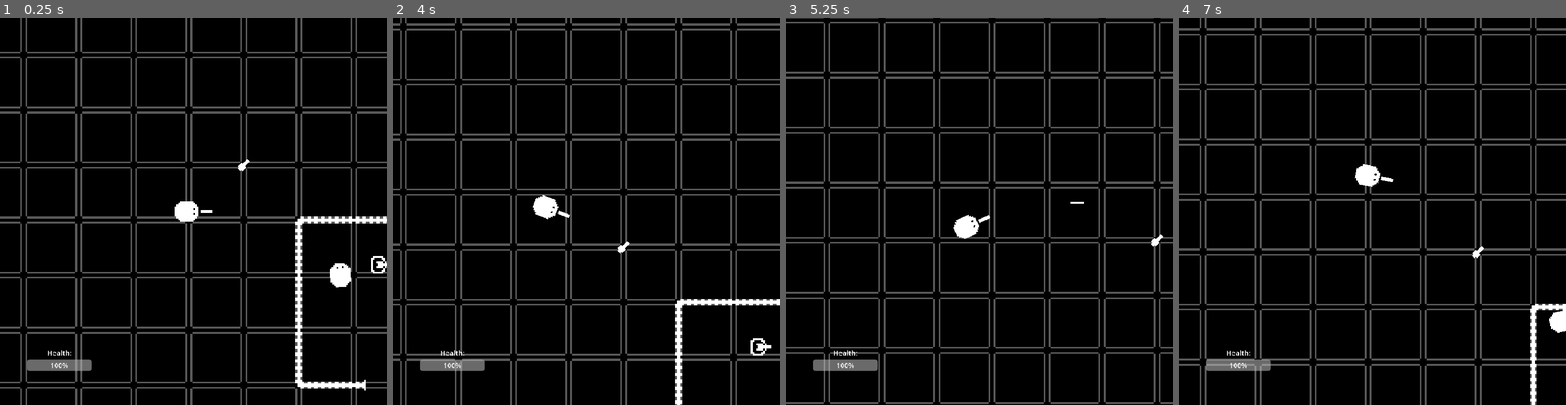
Above: before the commit, frames 1-4 (left to right).
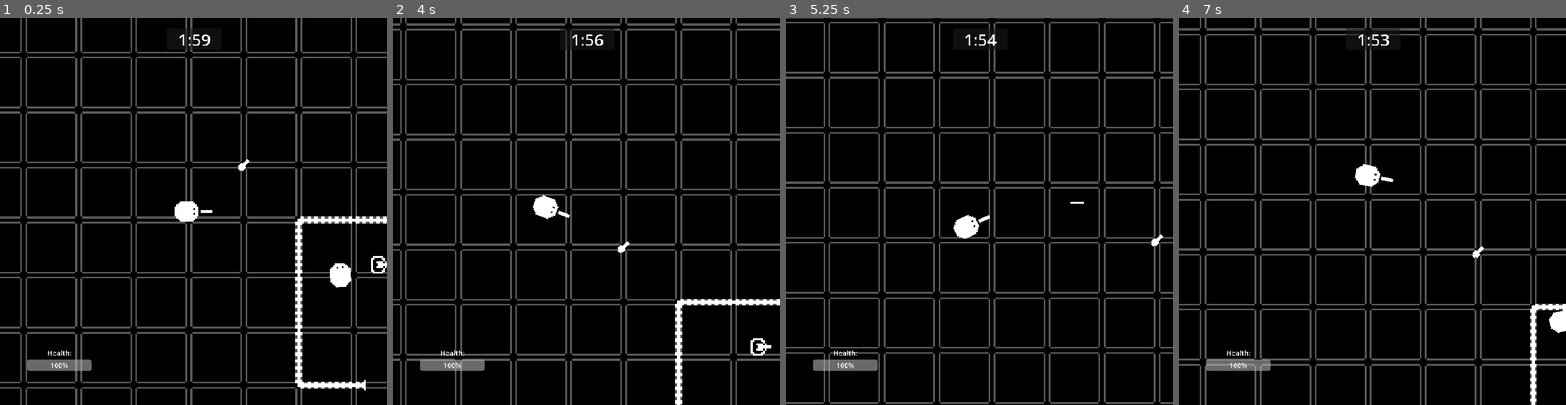
Above: after the commit, the same moments.

Repository: AthertonRoamer/GMTK2026CountDown
Game: Godot game, scene res://framework/main/main.tscn
Same seed, same stepped clock (60 frames per second), same inputs: the game is played once before the commit and once after it.
Inputs (mouse positions are in pixels of both pictures, inside the frame that each line leads up to):
- Up to frame 1 (0.25 s): no input
- Up to frame 2 (4 s): move the mouse to (671, 192) at 0.52 s; hold D (walk_right) 0.53-1.28 s; tap Space (dash) at 0.6, 3.6 s; move the mouse to (509, 230) at 1.27 s; hold S (walk_down) 1.28-2.03 s; tap R (grab) at 1.35 s; move the mouse to (625, 126) at 2.02 s; press the mouse at (625, 126) at 2.03 s; hold D (walk_right) 2.03-2.78 s; move the mouse to (567, 288) at 2.77 s; release the mouse at (567, 288) at 2.78 s; hold W (walk_up) 2.78-3.53 s; right-click (567, 288) at 2.85 s; move the mouse to (702, 269) at 3.52 s; hold A (walk_left) from 3.53 s (still down)
- Up to frame 3 (5.25 s): move the mouse to (863, 153) at 4.27 s; tap R (grab) at 4.35 s; move the mouse to (998, 211) at 5.02 s; release A (walk_left) at 5.03 s; press the mouse at (998, 211) at 5.03 s; hold S (walk_down) from 5.03 s (still down)
- Up to frame 4 (7 s): move the mouse to (1314, 114) at 5.77 s; release S (walk_down) at 5.78 s; release the mouse at (1314, 114) at 5.78 s; hold D (walk_right) 5.78-6.53 s; right-click (1314, 114) at 5.85 s; move the mouse to (1457, 192) at 6.52 s; hold W (walk_up) from 6.53 s (still down); tap Space (dash) at 6.6 s

The runs differ from the first frame. In frame 1, 0.2% of the frame differs, in the area x 46-55%, y 2-9%; in frame 2, 0.2%; in frame 3, 0.1%; in frame 4, 0.2%, in the area x 43-58%, y 2-9%.

Commit message:
Added countdown

Diff:
--- /dev/null
+++ b/count_down/count_down.gd
@@ -0,0 +1,14 @@
+class_name CountDown
+extends Timer
+
+@export var objective_run_failure_message : String
+var objective_completed : bool = false
+var objective_run : bool = true #if false means hes exiting the facility
+
+func _on_timeout() -> void:
+	if objective_run and not objective_completed:
+		trigger_failure(objective_run_failure_message)
+
+
+func trigger_failure(message : String) -> void:
+	$"../Hud".display_failure(message)
--- a/hud/hud.gd
+++ b/hud/hud.gd
@@ -6,7 +6,11 @@
 	get_player().health_changed.connect(on_player_health_changed)
 	$Control/VBoxContainer/ProgressBar.max_value = get_player().starting_health
 	$Control/VBoxContainer/ProgressBar.value = get_player().starting_health
+	$Control/FailureDisplay.visible = false
 
+
+func _process(delta : float) -> void:
+	set_count_down_time(get_parent().get_node("CountDown").time_left)
 
 func on_player_health_changed(h : int) -> void:
 	$Control/VBoxContainer/ProgressBar.value = h
@@ -14,3 +18,25 @@
 
 func get_player() -> Player:
 	return get_parent().get_node_or_null("Player")
+
+
+func display_failure(msg : String) -> void:
+	$Control/FailureDisplay/VBoxContainer/FailureLabel.text = msg
+	$Control/FailureDisplay.visible = true
+	get_tree().paused = true
+
+
+func set_count_down_time(sec : float):
+	@warning_ignore("integer_division")
+	var minutes : int = int(sec) / 60
+	var seconds : int = int(sec) % 60
+	var str_seconds : String
+	if seconds < 10:
+		str_seconds = "0" + str(seconds)
+	else:
+		str_seconds = str(seconds)
+	$Control/Panel/CountDown.text = str(minutes) + ":" + str_seconds
+
+
+func _on_restart_pressed() -> void:
+	Main.game.level_manager.reload_active_level()
--- a/hud/hud.tscn
+++ b/hud/hud.tscn
@@ -7,6 +7,7 @@
 
 [node name="Control" type="Control" parent="." unique_id=1138793399]
 layout_mode = 3
+anchors_preset = 15
 anchor_right = 1.0
 anchor_bottom = 1.0
 grow_horizontal = 2
@@ -31,3 +32,60 @@
 [node name="ProgressBar" type="ProgressBar" parent="Control/VBoxContainer" unique_id=1387188053]
 custom_minimum_size = Vector2(150, 0)
 layout_mode = 2
+
+[node name="Panel" type="Panel" parent="Control" unique_id=1569094333]
+layout_mode = 1
+anchors_preset = -1
+anchor_left = 0.5
+anchor_right = 0.5
+offset_left = -62.0
+offset_top = 25.0
+offset_right = 66.0
+offset_bottom = 75.0
+metadata/_edit_group_ = true
+
+[node name="CountDown" type="Label" parent="Control/Panel" unique_id=1496038224]
+layout_mode = 1
+anchors_preset = 15
+anchor_right = 1.0
+anchor_bottom = 1.0
+grow_horizontal = 2
+grow_vertical = 2
+theme_override_font_sizes/font_size = 38
+text = "5:00"
+horizontal_alignment = 1
+
+[node name="FailureDisplay" type="Control" parent="Control" unique_id=1505177435]
+layout_mode = 1
+anchors_preset = 15
+anchor_right = 1.0
+anchor_bottom = 1.0
+grow_horizontal = 2
+grow_vertical = 2
+
+[node name="VBoxContainer" type="VBoxContainer" parent="Control/FailureDisplay" unique_id=1401190126]
+layout_mode = 1
+anchors_preset = 8
+anchor_left = 0.5
+anchor_top = 0.5
+anchor_right = 0.5
+anchor_bottom = 0.5
+offset_left = -135.0
+offset_top = -127.0
+offset_right = 143.0
+offset_bottom = -69.0
+grow_horizontal = 2
+grow_vertical = 2
+metadata/_edit_group_ = true
+
+[node name="FailureLabel" type="Label" parent="Control/FailureDisplay/VBoxContainer" unique_id=698031802]
+layout_mode = 2
+horizontal_alignment = 1
+autowrap_mode = 3
+
+[node name="Restart" type="Button" parent="Control/FailureDisplay/VBoxContainer" unique_id=1071684174]
+process_mode = 3
+layout_mode = 2
+text = "Restart"
+
+[connection signal="pressed" from="Control/FailureDisplay/VBoxContainer/Restart" to="." method="_on_restart_pressed"]
--- /dev/null
+++ b/map_items/nuke/nuke.tscn
@@ -0,0 +1,17 @@
+[gd_scene format=3 uid="uid://c2h51onarenl3"]
+
+[ext_resource type="Texture2D" uid="uid://dim4syxqh1yfy" path="res://assets/art_round_1/Nuke.png" id="1_idpa7"]
+
+[sub_resource type="RectangleShape2D" id="RectangleShape2D_pefxb"]
+size = Vector2(513, 513)
+
+[node name="Nuke" type="StaticBody2D" unique_id=799688003]
+
+[node name="NukeImage" type="Sprite2D" parent="." unique_id=946570268]
+rotation = -3.1415925
+scale = Vector2(4, 4)
+texture = ExtResource("1_idpa7")
+
+[node name="CollisionShape2D" type="CollisionShape2D" parent="." unique_id=1895255466]
+position = Vector2(-0.5, -0.5)
+shape = SubResource("RectangleShape2D_pefxb")
--- a/player/player.gd
+++ b/player/player.gd
@@ -153,6 +153,7 @@
 
 func die() -> void:
 	died.emit()
+	Main.level.hud.display_failure("You perished.")
 	queue_free()
 
 
--- a/player/player.tscn
+++ b/player/player.tscn
@@ -16,6 +16,7 @@
 [node name="Player" type="CharacterBody2D" unique_id=1433729019]
 script = ExtResource("1_oul6g")
 primary_item = ExtResource("2_yw30f")
+metadata/_edit_vertical_guides_ = [-46.0]
 
 [node name="Sprite2D" type="Sprite2D" parent="." unique_id=1650863655]
 scale = Vector2(4, 4)
--- a/test_levels/1_test_level.gd
+++ b/test_levels/1_test_level.gd
@@ -1 +1,5 @@
 extends CustomLevel
+
+@onready var hud = $Hud
+func _exit_tree() -> void:
+	get_tree().paused = false
--- a/test_levels/1_test_level.tscn
+++ b/test_levels/1_test_level.tscn
@@ -10,6 +10,8 @@
 [ext_resource type="PackedScene" uid="uid://c375j8mj8fkfs" path="res://enemies/basic_enemy/basic_enemy.tscn" id="8_bbwh1"]
 [ext_resource type="PackedScene" uid="uid://dhnmb7di30wk8" path="res://enemies/turrets/turret.tscn" id="9_4a7mn"]
 [ext_resource type="PackedScene" uid="uid://b5sewg0m08yoo" path="res://hud/hud.tscn" id="10_m57v0"]
+[ext_resource type="Script" uid="uid://cw1dr6hs6n7nx" path="res://count_down/count_down.gd" id="11_mhyiy"]
+[ext_resource type="PackedScene" uid="uid://c2h51onarenl3" path="res://map_items/nuke/nuke.tscn" id="12_o271x"]
 
 [node name="1TestLevel" type="Node2D" unique_id=1984232441]
 script = ExtResource("1_kkaju")
@@ -59,7 +61,16 @@
 [node name="BasicTurret" parent="." unique_id=1864483126 instance=ExtResource("9_4a7mn")]
 position = Vector2(320, 232)
 
-[node name="Area2D" type="Area2D" parent="." unique_id=404973402]
+[node name="Hud" parent="." unique_id=1506328032 instance=ExtResource("10_m57v0")]
 
-[node name="CollisionShape2D" type="CollisionShape2D" parent="Area2D" unique_id=1376635848]
-[node name="Hud" parent="." unique_id=1506328032 instance=ExtResource("10_m57v0")]
+[node name="CountDown" type="Timer" parent="." unique_id=825639823]
+wait_time = 120.0
+one_shot = true
+autostart = true
+script = ExtResource("11_mhyiy")
+objective_run_failure_message = "The nuke launched. You failed to stop it in time."
+
+[node name="Nuke" parent="." unique_id=799688003 instance=ExtResource("12_o271x")]
+position = Vector2(256, 895)
+
+[connection signal="timeout" from="CountDown" to="CountDown" method="_on_timeout"]
Binary file added: assets/art_round_1/Key.png
Not shown, added: assets/art_round_1/Key.png.import
Binary file added: assets/art_round_1/Nuke.png
Not shown, added: assets/art_round_1/Nuke.png.import
Binary file changed: assets/art_round_1/walls_ammo_bullets.png
Binary file changed: assets/art_round_1/walls_continued.png
Not shown, added: count_down/count_down.gd.uid
